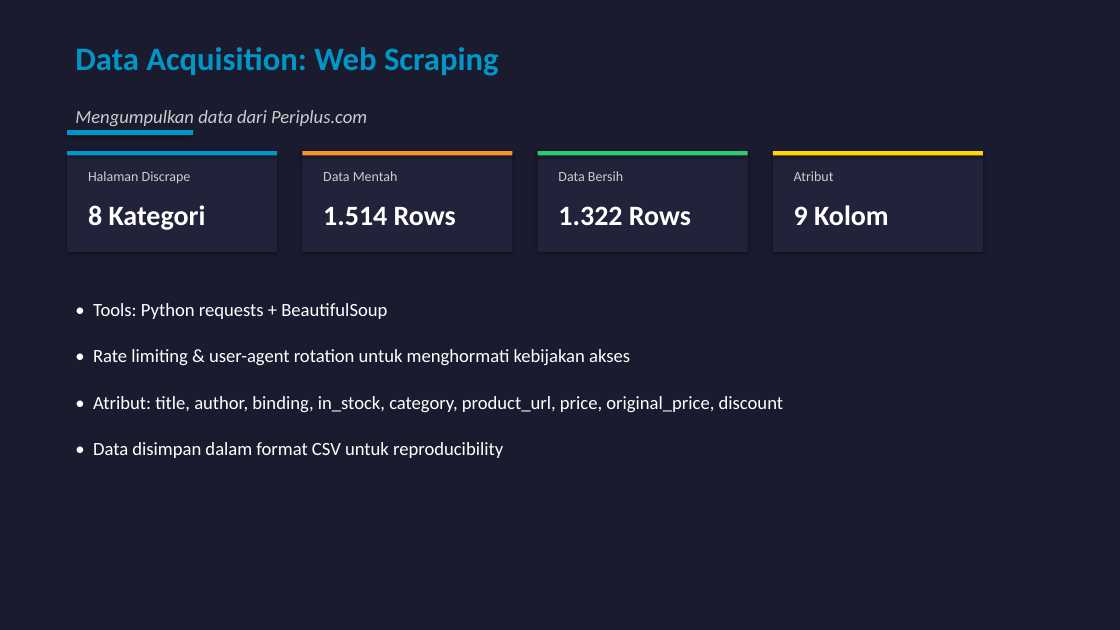
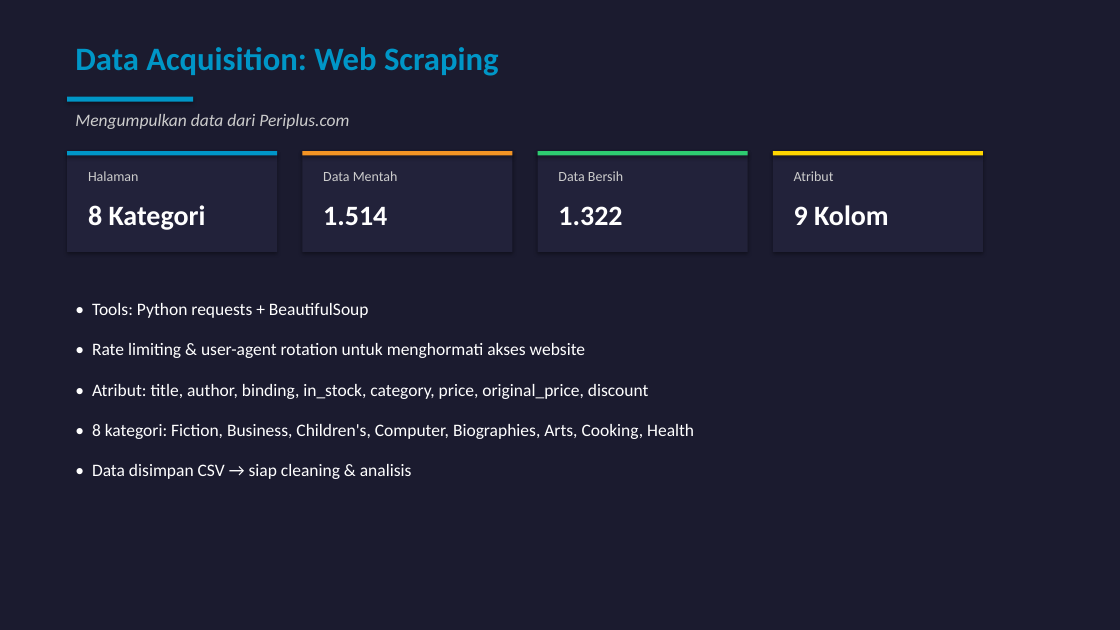
Before and after one commit to gadingnst/project-data-science, a slide deck: slide 3 of uas/presentasi_proyek.pptx (slide 4 before the commit). Drawn at 1120x630 pixels with LibreOffice and Linux fonts; fonts in the diff are those of the drawing. Boxes give left, top, right and bottom in pixels: in the first picture for what was removed or moved away, otherwise in the second. Text is boxed around its words. In the diff, an @@ line names an element or a change of style, - is before the commit and + after.

Commit message:
feat(uas): revamp 2 PPTs with distinct themes + presentation scripts
PPT Gading (dark theme, 11 slides):
- Web scraping, statistik deskriptif, regresi linier, k-Means clustering
- Business insights & rekomendasi

PPT Rina (white/light theme, 11 slides):
- Latar belakang, CRISP-DM, data cleaning, korelasi Pearson
- Klasifikasi DT/RF, Big Data 5V

Scripts:
- skrip_presentasi_gading.md (Zoom recording cheatsheet)
- skrip_presentasi_rina.md (Zoom recording cheatsheet)

```diff
--- a/uas/presentasi_proyek.pptx
+++ b/uas/presentasi_proyek.pptx
@@ text "Mengumpulkan data dari Periplus.com" at (x1=75, y1=114, x2=349, y2=129): size 16 to 15 pt @@
@@ rectangle moved from (x1=67, y1=130, x2=193, y2=135) to (x1=67, y1=97, x2=193, y2=102) @@
@@ text at (x1=88, y1=171, x2=139, y2=181): text changed @@
-Halaman Discrape
+Halaman
@@ text at (x1=323, y1=206, x2=387, y2=225): text changed @@
-1.514 Rows
+1.514
@@ text at (x1=558, y1=206, x2=622, y2=225): text changed @@
-1.322 Rows
+1.322
@@ text "• Tools: Python requests + ..." at (x1=92, y1=303, x2=369, y2=318): size 16 to 15 pt @@
@@ text at (x1=92, y1=343, x2=585, y2=358): text changed; size 16 to 15 pt @@
-• Rate limiting & user-agent rotation untuk menghormati kebijakan akses
+• Rate limiting & user-agent rotation untuk menghormati akses website
@@ text at (x1=92, y1=384, x2=649, y2=399): text changed; size 16 to 15 pt @@
-• Atribut: title, author, binding, in_stock, category, product_url, price, original_price, discount
+• Atribut: title, author, binding, in_stock, category, price, original_price, discount
@@ text at (x1=92, y1=424, x2=694, y2=439): text changed; size 16 to 15 pt @@
-• Data disimpan dalam format CSV untuk reproducibility
+• 8 kategori: Fiction, Business, Children's, Computer, Biographies, Arts, Cooking, Health
@@ text added at (x1=92, y1=464, x2=412, y2=479), 15 pt, text #FFFFFF @@
+• Data disimpan CSV → siap cleaning & analisis
```
Also in this commit, not shown: 7 other slides changed, 3 slides added, 5 slides removed, 3 other files.
